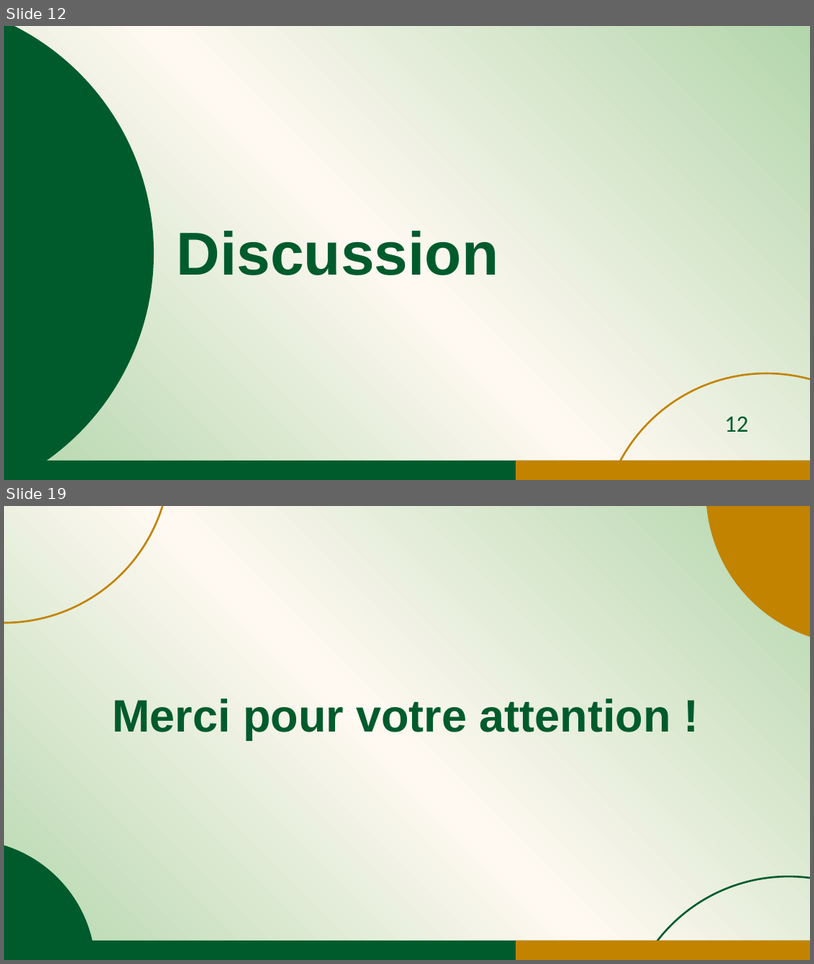
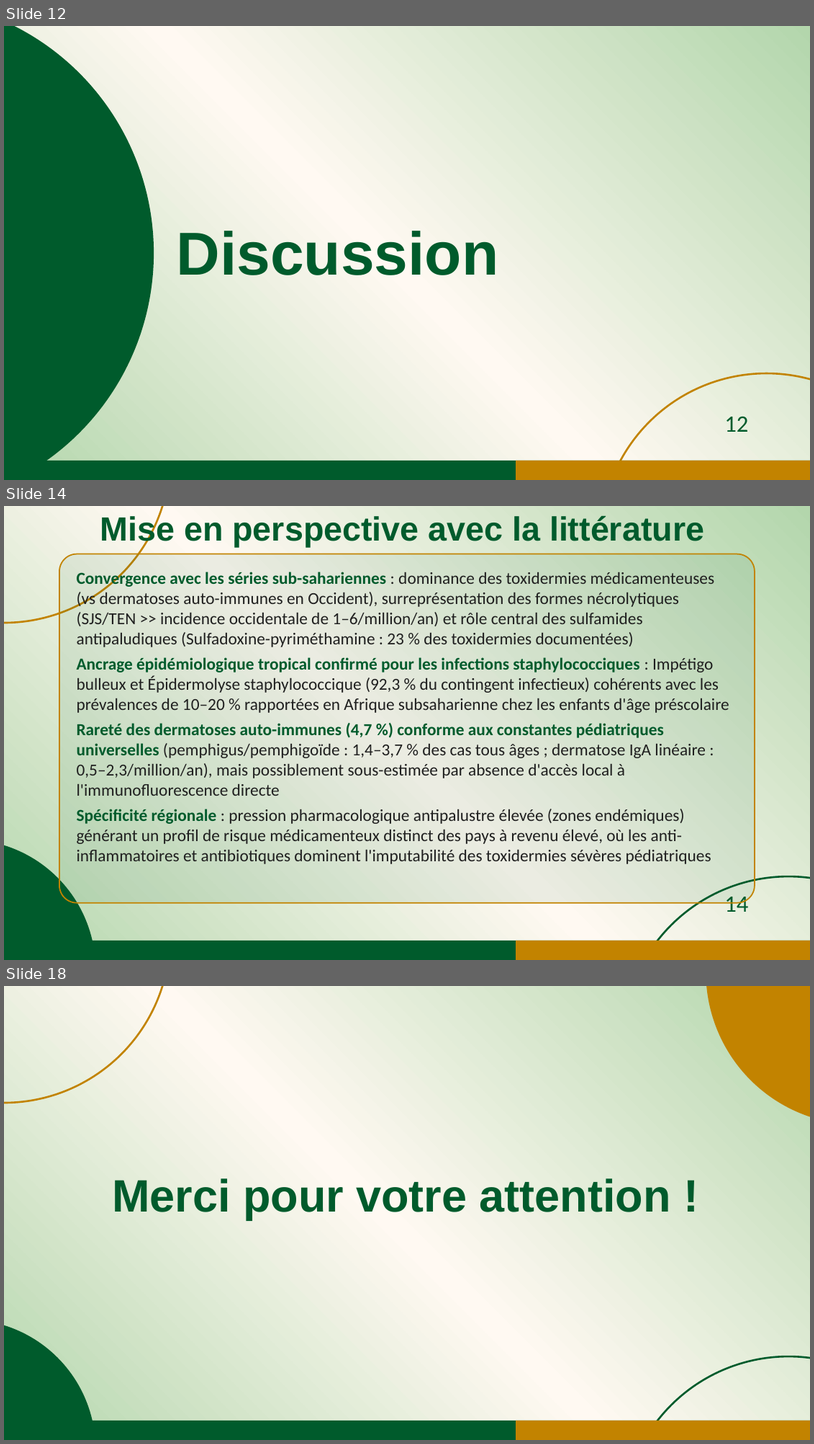
Before and after one commit to jicorporate/GFMP, a slide deck: Communication Orale_JDA1_sujets_enfant_30mai.pptx. Shown one above the other, each under a label of ours: slides 12 and 19 before the commit, slides 12, 14 and 18 after it; the slides between them are not shown. The pictures are 814x964 and 814x1444 pixels, drawn with LibreOffice and Linux fonts; fonts in the diff are those of the drawing. Boxes give left, top, right and bottom in pixels: in the first picture for what was removed or moved away, otherwise in the second. Text is boxed around its words. In the diff, an @@ line names an element or a change of style, - is before the commit and + after.

Commit message:
git commit -m "Update Communication Orale_JDA1_sujets ag\303\251s_30mai.pptx and Communication Orale_JDA1_sujets_enfant_30mai.pptx"

```diff
--- a/Communication Orale_JDA1_sujets_enfant_30mai.pptx
+++ b/Communication Orale_JDA1_sujets_enfant_30mai.pptx
@@ slide 14 added at <box>4,506,810,960</box>, background gradient #B3D6AC to #FFF9F2 @@
@@ ellipse added at <box>4,506,170,623</box>, outline #C28300 2.25 pt @@
@@ text added at <box>100,514,705,547</box>, 40 pt, text #005B2C, bold @@
+Mise en perspective avec la littérature
@@ rounded rectangle added at <box>59,554,756,902</box>, fill #005B2C at 8% opacity, outline #C28300 1.5 pt, 20 pt, text #1F1F1F @@
+Convergence avec les séries sub-sahariennes : dominance des toxidermies médicamenteuses (vs dermatoses auto-immunes en Occident), surreprésentation des formes nécrolytiques (SJS/TEN >> incidence occidentale de 1–6/million/an) et rôle central des sulfamides antipaludiques (Sulfadoxine-pyriméthamine : 23 % des toxidermies documentées)
+Ancrage épidémiologique tropical confirmé pour les infections staphylococciques : Impétigo bulleux et Épidermolyse staphylococcique (92,3 % du contingent infectieux) cohérents avec les prévalences de 10–20 % rapportées en Afrique subsaharienne chez les enfants d'âge préscolaire
+Rareté des dermatoses auto-immunes (4,7 %) conforme aux constantes pédiatriques universelles (pemphigus/pemphigoïde : 1,4–3,7 % des cas tous âges ; dermatose IgA linéaire : 0,5–2,3/million/an), mais possiblement sous-estimée par absence d'accès local à l'immunofluorescence directe
+Spécificité régionale : pression pharmacologique antipalustre élevée (zones endémiques) générant un profil de risque médicamenteux distinct des pays à revenu élevé, où les anti-inflammatoires et antibiotiques dominent l'imputabilité des toxidermies sévères pédiatriques
@@ ellipse added at <box>4,839,95,960</box>, fill #005B2C @@
@@ ellipse added at <box>623,876,810,960</box>, outline #005B2C 2.25 pt @@
@@ page number added at <box>725,896,748,911</box>, 28 pt, text #005B2C @@
+14
@@ rectangle added at <box>4,940,810,960</box>, fill #005B2C @@
@@ rectangle added at <box>517,940,810,960</box>, fill #C28300 @@
@@ what was slide 19 is now slide 18 @@
```
Also in this commit, not shown: 6 slides changed, 4 other slides added, 6 slides removed, 1 other file.
